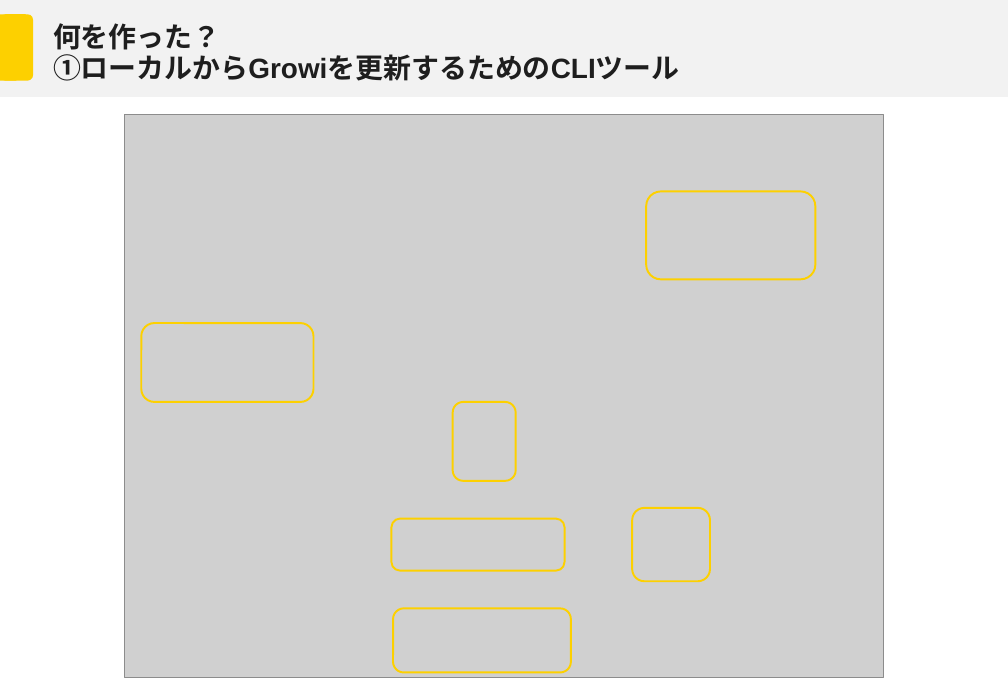
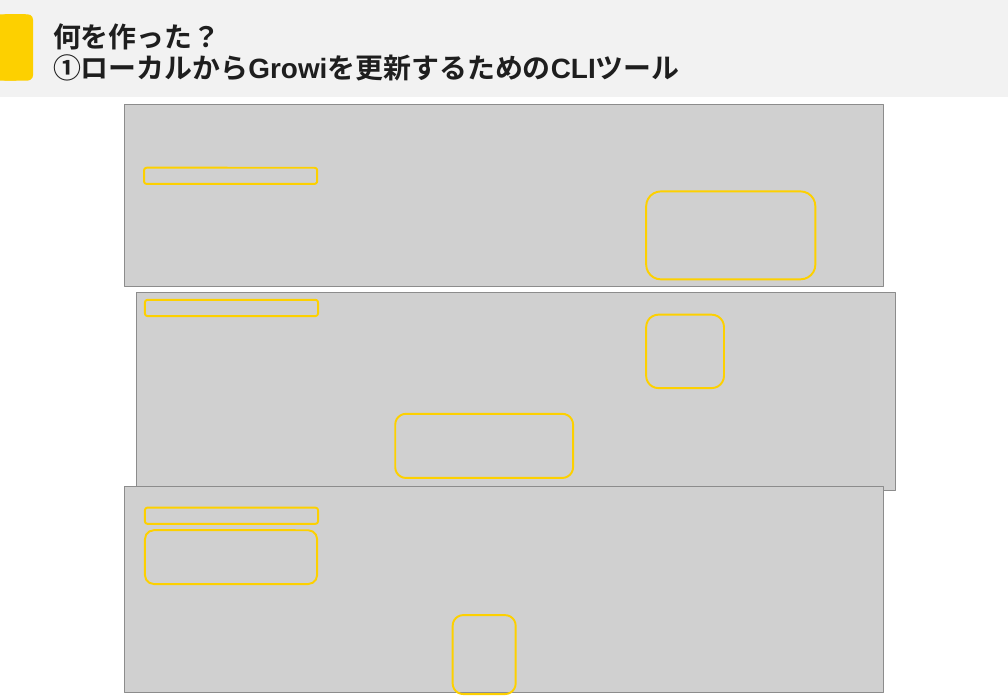
Before and after one commit to Mori-Taiki/Presentation, a slide deck: slide 7 of TechMeeting202604/techmeeting20260406.pptx (slide 6 before the commit). Drawn at 1008x698 pixels with LibreOffice and Linux fonts; fonts in the diff are those of the drawing; grey boxes stand for pictures; background and template pictures are left out. Boxes give left, top, right and bottom in pixels: in the first picture for what was removed or moved away, otherwise in the second. Text is boxed around its words. In the diff, an @@ line names an element or a change of style, - is before the commit and + after.

```diff
--- a/TechMeeting202604/techmeeting20260406.pptx
+++ b/TechMeeting202604/techmeeting20260406.pptx
@@ picture: place and size @@
-picture at [125, 114, 884, 678]
+picture at [125, 105, 884, 287]
@@ rounded rectangle added at [144, 168, 317, 183], outline #FDD000 1.5 pt @@
@@ picture added at [136, 292, 895, 491] @@
@@ rounded rectangle: place and size @@
-rounded rectangle at [392, 518, 565, 571]
+rounded rectangle at [145, 300, 318, 316]
@@ rounded rectangle: place and size @@
-rounded rectangle at [632, 508, 710, 582]
+rounded rectangle at [647, 315, 725, 388]
@@ rounded rectangle: place and size @@
-rounded rectangle at [393, 609, 571, 673]
+rounded rectangle at [396, 414, 573, 478]
@@ picture added at [125, 486, 884, 692] @@
@@ rounded rectangle added at [145, 508, 318, 524], outline #FDD000 1.5 pt @@
@@ rounded rectangle: place and size @@
-rounded rectangle at [141, 323, 314, 402]
+rounded rectangle at [145, 531, 317, 585]
@@ rounded rectangle: place and size @@
-rounded rectangle at [453, 402, 517, 481]
+rounded rectangle at [453, 615, 517, 694]
```
Also in this commit, not shown: 12 other slides changed, 2 slides added.
